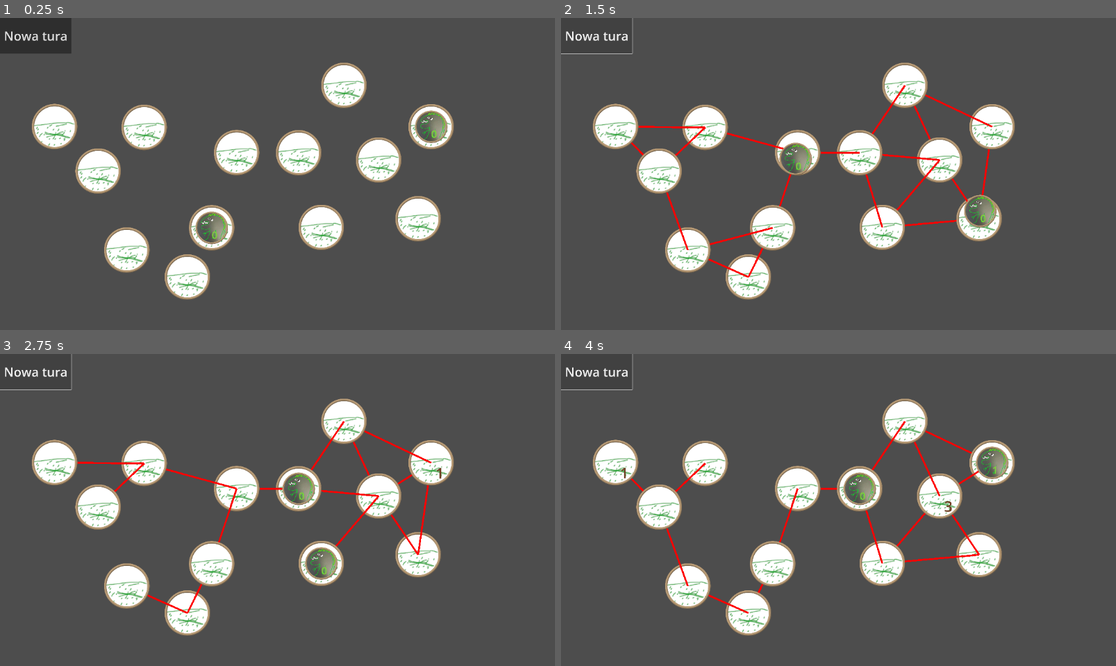
Above: before the commit, frames 1-4 (two rows, left to right).
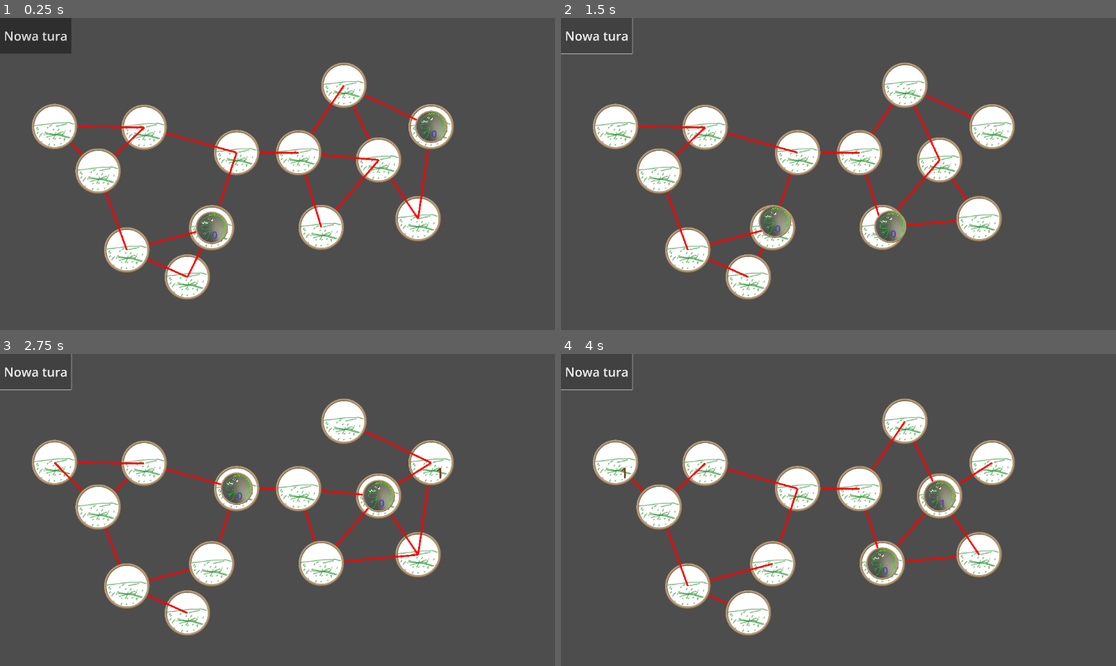
Above: after the commit, the same moments.

Repository: niebarkol/dinozaury
Game: Godot game, scene res://sceny/poziom.tscn
Same seed, same stepped clock (60 frames per second), same inputs: the game is played once before the commit and once after it.
Inputs:
- Up to frame 1 (0.25 s): no input
- Up to frame 2 (1.5 s): click "Nowa tura" at 0.5 s; click "Nowa tura" at 1.25 s
- Up to frame 3 (2.75 s): click "Nowa tura" at 2 s
- Up to frame 4 (4 s): tap Enter at 2.75 s; tap Space at 3.5 s

The runs differ from the first frame. In frame 1, 1.2% of the frame differs, in the area x 12-79%, y 21-84%; in frame 2, 2.1%; in frame 3, 2.5%, in the area x 9-78%, y 21-84%; in frame 4, 2.3%.

Commit message:
Dodano AI, działa średnio ale to najlepsze co o tej porze zrobię

Diff:
--- a/sceny/dinozaur.gd
+++ b/sceny/dinozaur.gd
@@ -1,14 +1,32 @@
 class_name Dinozaur
-extends Node
+extends Node2D
 
 var aktualne_siedlisko: Siedlisko
 var potęga:= 0
+var theme_color: Color
 
 
 # Called when the node enters the scene tree for the first time.
-func _ready():
-	$Label.label_settings.font_color = Color(
-		randf_range(0,1),
-		randf_range(0,1),
-		randf_range(0,1)
-		)
+func zmień_kolor(kolor: Color):
+	theme_color = kolor
+	$Label.label_settings.font_color = theme_color
+
+func ewaluuj_kierunek(siedliska: Array) -> Vector2:
+	var wektor_wyboru:= Vector2.ZERO
+	for leże in siedliska:
+		if leże is Siedlisko:
+			if leże == aktualne_siedlisko:
+				continue
+			var kierunek := 10000000*position.direction_to(leże.position) / \
+				position.distance_squared_to(leże.position)
+			wektor_wyboru+= leże.zdobycz * kierunek
+			if not leże.obecni.is_empty():
+				var zagrożenie = leże.obecni[0]
+				if zagrożenie.potęga < potęga:
+					wektor_wyboru += kierunek
+				elif zagrożenie.potęga < potęga:
+					wektor_wyboru -= 5 * kierunek
+	if wektor_wyboru == Vector2.ZERO:
+		wektor_wyboru = Vector2(randi(), randi()).normalized()
+#	$debug.position = wektor_wyboru
+	return wektor_wyboru
--- a/sceny/poziom.gd
+++ b/sceny/poziom.gd
@@ -11,9 +11,11 @@
 			siedlisko.obecni.append(dinozaur)
 			dinozaur.aktualne_siedlisko = siedlisko
 			dinozaur.position = siedlisko.position
+			dinozaur.zmień_kolor(losowy_kolor(dinozaur))
 
 	for leże in $Siedliska.get_children():
 		if leże is Siedlisko:
+			await get_tree().process_frame
 			leże.wylosuj_zdobycz()
 			leże.nawiąż_połączenie()
 			leże.klikalny = true
@@ -30,9 +32,26 @@
 
 	for dino in $Dinozaury.get_children():
 		if dino is Dinozaur:
+			var kierunek_poruszenia: Vector2 = dino.ewaluuj_kierunek($Siedliska.get_children())
+			print(dino, kierunek_poruszenia)
+			var możliwe_kierunki: Array = dino.aktualne_siedlisko.połączenia
+			if możliwe_kierunki.is_empty():
+				continue
+			#ta lambda została mi objawiona o 3:00  przez Lemury, nie kwestionować
+			#3:20 update, sama nie wiem czy to działa, niech ktoś proszę to zakwestionuje
+			var sort_wg_atrakcyjnosci = func (
+				pierwsze: Siedlisko, drugie: Siedlisko) -> bool:
+					if cos(position.direction_to(pierwsze.position) \
+						.angle_to(kierunek_poruszenia)) < cos(position \
+							.direction_to(drugie.position).angle_to(kierunek_poruszenia)):
+								return false
+					else:
+						return true
+			możliwe_kierunki.sort_custom(sort_wg_atrakcyjnosci)
+			print(dino, position.direction_to(możliwe_kierunki[0].position).angle_to(kierunek_poruszenia))
 			przesuń_dinozaura(
 				dino,
-				dino.aktualne_siedlisko.połączenia.pick_random()
+				możliwe_kierunki[0]
 				)
 
 	await get_tree().create_timer(0.2).timeout
@@ -66,3 +85,13 @@
 		leże.position,
 		0.2
 		).set_ease(Tween.EASE_IN_OUT)
+
+func losowy_kolor(obiekt: Node) -> Color:
+	#DLACZEGO TO MI DAJE TE SAME KOLORY DLA WSZYSTKICH AAAA KURWA
+	var rng = RandomNumberGenerator.new()
+	rng.seed = obiekt.to_string().hash()
+	return Color(
+		rng.randf_range(0,1),
+		rng.randf_range(0,1),
+		rng.randf_range(0,1),
+	)
